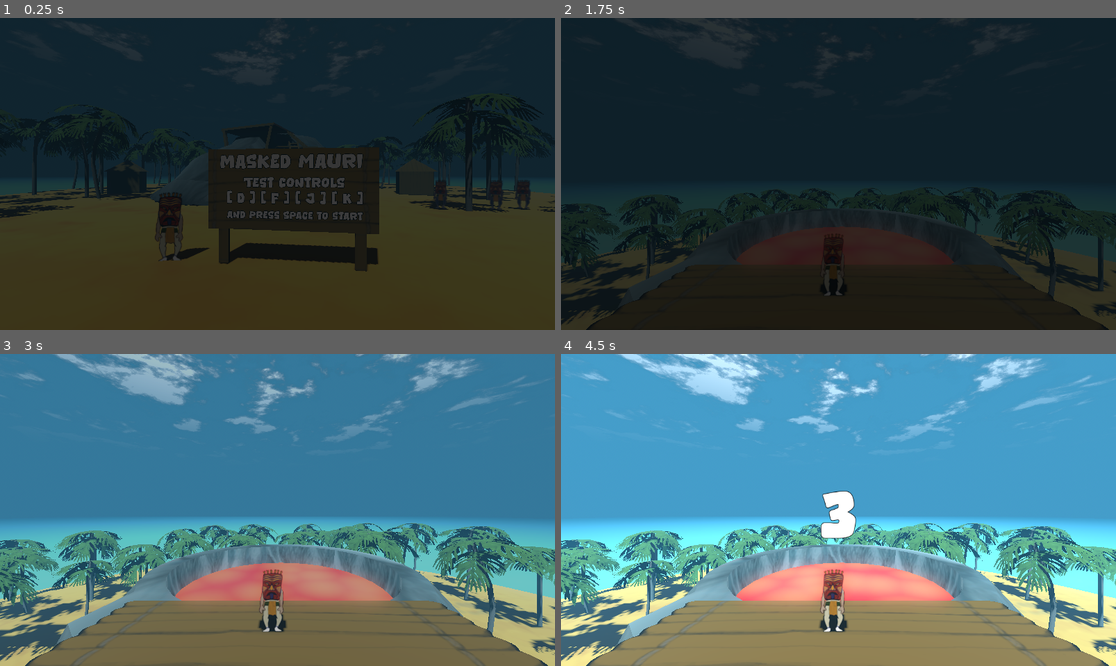
Above: before the commit, frames 1-4 (two rows, left to right).
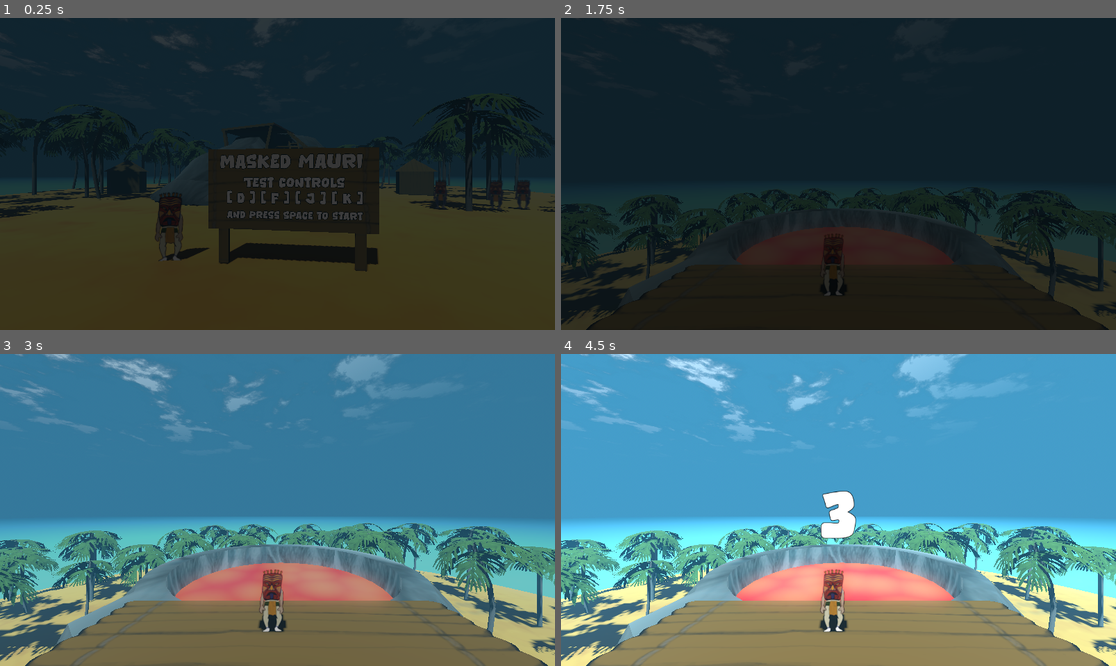
Above: after the commit, the same moments.

Repository: juhanakristian/ggj2026
Game: Godot game, scene res://scenes/main/main.tscn
The game is run twice, just before and just after one commit, with the same random seed, the same clock (stepped at 60 frames per second) and the same inputs. Sound files missing from this copy of the repository are replaced by a short silence.
Inputs:
- Up to frame 1 (0.25 s): no input
- Up to frame 2 (1.75 s): tap Enter (ui_accept) at 0.5, 0.77, 1.52 s
- Up to frame 3 (3 s): no input
- Up to frame 4 (4.5 s): tap Enter (ui_accept) at 3.02, 3.77 s

The runs differ from the first frame. In frame 1, 0.2% of the frame differs, in the area x 17-67%, y 0-15%; in frame 2, 0.2%; in frame 3, 5.4%; in frame 4, 6.5%, in the area x 0-100%, y 0-29%.

Commit message:
moved clouds + stuff

Diff:
--- a/mauri/scenes/game/game.tscn
+++ b/mauri/scenes/game/game.tscn
@@ -73,6 +73,7 @@
 
 [node name="MusicPlayer" type="AudioStreamPlayer3D" parent="." unique_id=1768287231]
 stream = ExtResource("7_bdhmt")
+volume_db = 5.234
 
 [node name="CountdownUI" parent="." unique_id=1228888125 instance=ExtResource("10_4j704")]
 
--- a/mauri/scenes/game/shouts/shouts.tscn
+++ b/mauri/scenes/game/shouts/shouts.tscn
@@ -6,4 +6,4 @@
 script = ExtResource("1_4bip4")
 
 [node name="AudioStreamPlayer3D" type="AudioStreamPlayer3D" parent="." unique_id=1370737329]
-volume_db = -2.807
+volume_db = -17.013
--- a/mauri/scenes/main/main.tscn
+++ b/mauri/scenes/main/main.tscn
@@ -98,7 +98,7 @@
 texture = ExtResource("11_ouso4")
 
 [node name="Clouds" type="MeshInstance3D" parent="." unique_id=674462936]
-transform = Transform3D(1, 0, 0, 0, 1, 0, 0, 0, 1, 0, 109.32961, 0)
+transform = Transform3D(1, 0, 0, 0, 1, 0, 0, 0, 1, -206, 109.32961, 0)
 mesh = SubResource("PlaneMesh_7smn1")
 
 [connection signal="note_mask_updated" from="NoteController" to="NoteController/Dancer" method="_on_note_mask_updated"]
